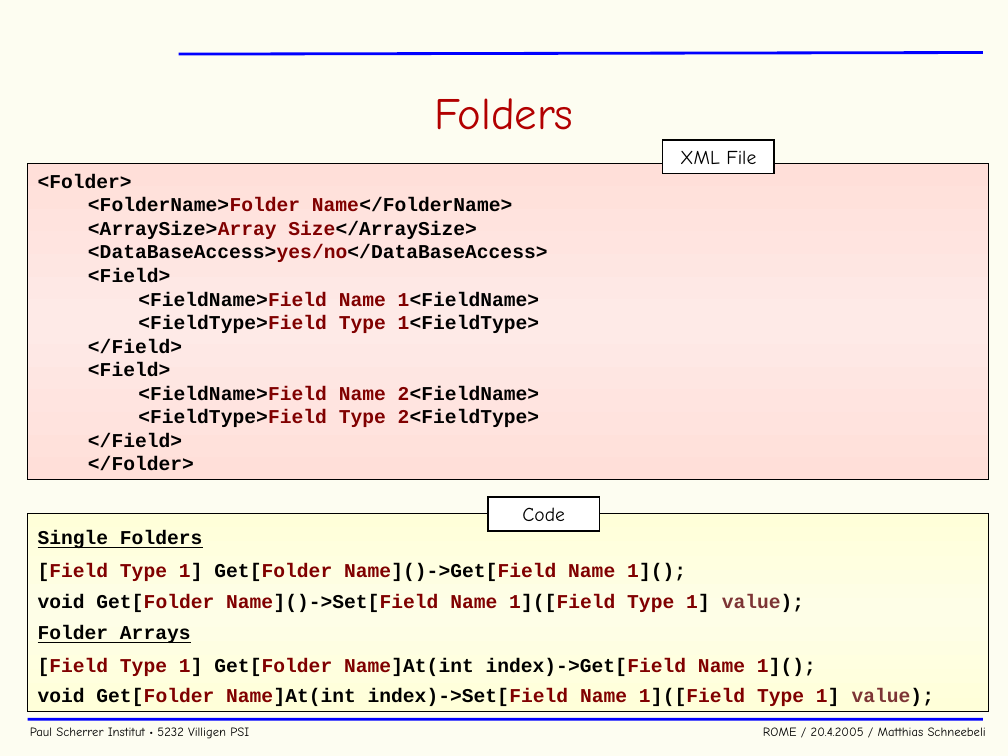
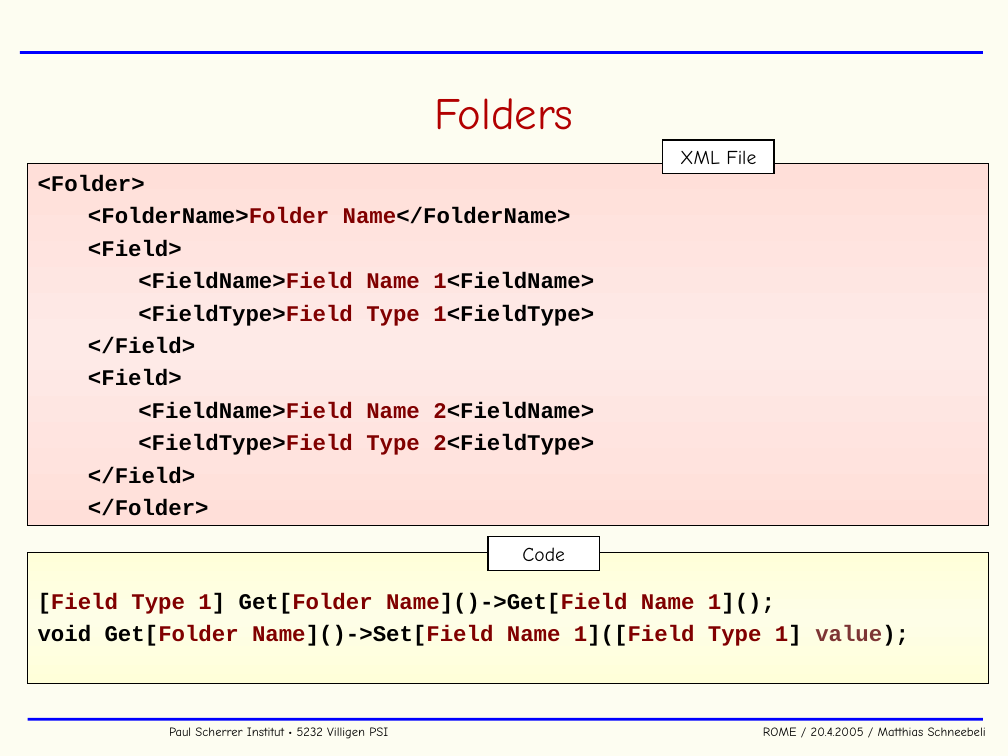
Before and after one commit to cjpl/rome, a slide deck: slide 23 of documentation/ROME.ppt (slide 24 before the commit). Drawn at 1008x756 pixels with LibreOffice and Linux fonts; fonts in the diff are those of the drawing; background and template pictures are left out. Boxes give left, top, right and bottom in pixels: in the first picture for what was removed or moved away, otherwise in the second. Text is boxed around its words. In the diff, an @@ line names an element or a change of style, - is before the commit and + after.

```diff
--- a/documentation/ROME.ppt
+++ b/documentation/ROME.ppt
@@ line moved from (178, 54) - (983, 52) to (20, 52) - (983, 52) @@
@@ rectangle "<Folder>": place and size @@
-rectangle "<Folder>" at box(27, 163, 988, 480)
+rectangle "<Folder>" at box(27, 163, 988, 525)
@@ rectangle "<Folder>" at box(27, 163, 988, 525): size 14 to 16 pt; more space between paragraphs @@
@@ text in rectangle at box(88, 221, 548, 262): paragraphs removed @@
-  <ArraySize>Array Size</ArraySize>
-  <DataBaseAccess>yes/no</DataBaseAccess>
@@ text in rectangle at box(38, 530, 202, 548): paragraph removed @@
-Single Folders
@@ rectangle "Code": place and size @@
-rectangle "Code" at box(488, 497, 599, 531)
+rectangle "Code" at box(488, 536, 599, 571)
@@ rectangle "[Field Type 1] Get[Folder Name]()->Get[Field ...": place and size @@
-rectangle "[Field Type 1] Get[Folder Name]()->Get[Field ..." at box(27, 513, 988, 712)
+rectangle "[Field Type 1] Get[Folder Name]()->Get[Field ..." at box(27, 552, 988, 683)
@@ rectangle "[Field Type 1] Get[Folder Name]()->Get[Field ..." at box(27, 552, 988, 683): size 14 to 16 pt; line spacing 1.3 to 1; more space between paragraphs @@
@@ text in rectangle at box(38, 625, 934, 706): paragraphs removed @@
-Folder Arrays
-[Field Type 1] Get[Folder Name]At(int index)->Get[Field Name 1]();
-void Get[Folder Name]At(int index)->Set[Field Name 1]([Field Type 1] value);
@@ text "Paul Scherrer Institut • 5232 ..." rewrapped from box(30, 727, 986, 739) to box(169, 727, 986, 739) @@
```
Also in this commit, not shown: 54 other slides changed, 1 slide added, 6 other files.
